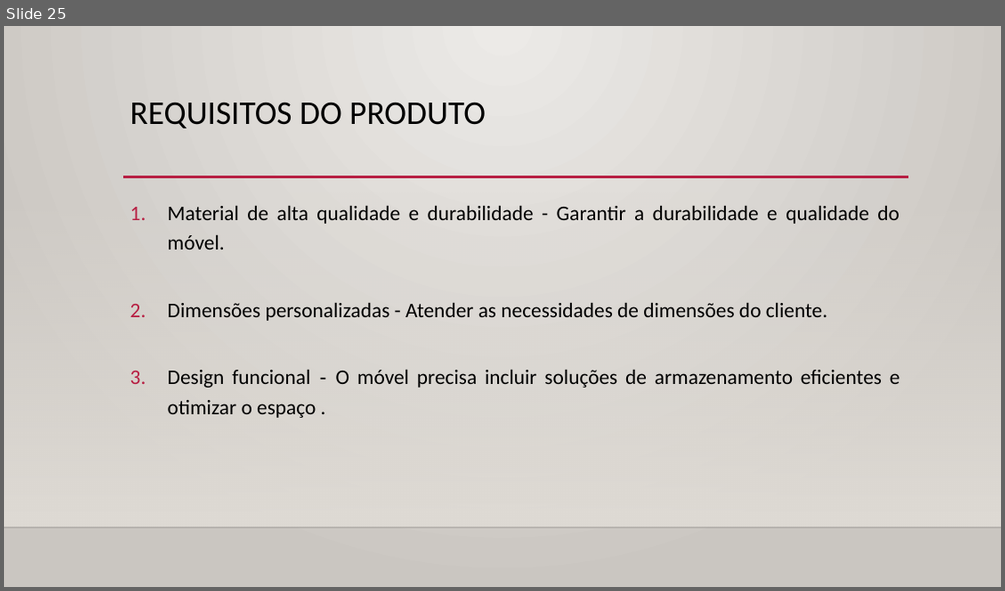
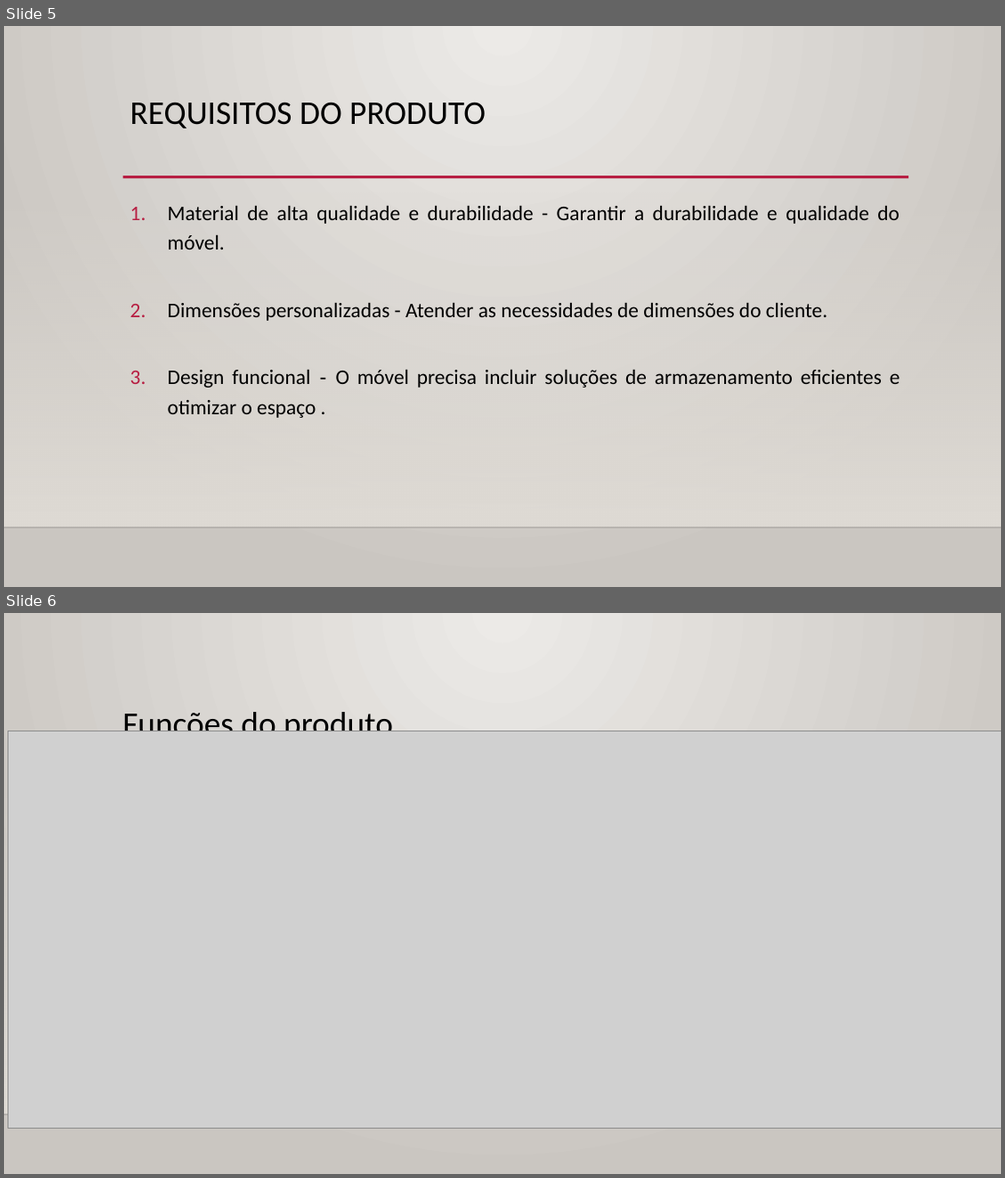
Before and after one commit to AndreLuizRibeiro/Trabalho, a slide deck: apresentacao G 5.pptx. Shown one above the other, each under a label of ours: slide 25 before the commit, slides 5 and 6 after it. The pictures are 1005x591 and 1005x1178 pixels, drawn with LibreOffice and Linux fonts; fonts in the diff are those of the drawing; grey boxes stand for pictures; background and template pictures are left out. Boxes give left, top, right and bottom in pixels: in the first picture for what was removed or moved away, otherwise in the second. Text is boxed around its words. In the diff, an @@ line names an element or a change of style, - is before the commit and + after.

```diff
--- a/apresentacao G 5.pptx
+++ b/apresentacao G 5.pptx
@@ slide 6 added at <box>4,613,1001,1174</box>, background gradient #ECEAE7 to #CAC6C1; not listed: 2 template elements that a slide beside it also shows @@
@@ title added at <box>122,712,393,731</box>, 32 pt, text #000000 @@
+Funções do produto
@@ picture added at <box>8,730,1001,1128</box> @@
@@ what was slide 25 is now slide 5 @@
```
Also in this commit, not shown: 5 other slides changed, 3 other slides added, 23 slides removed, 1 other file.
